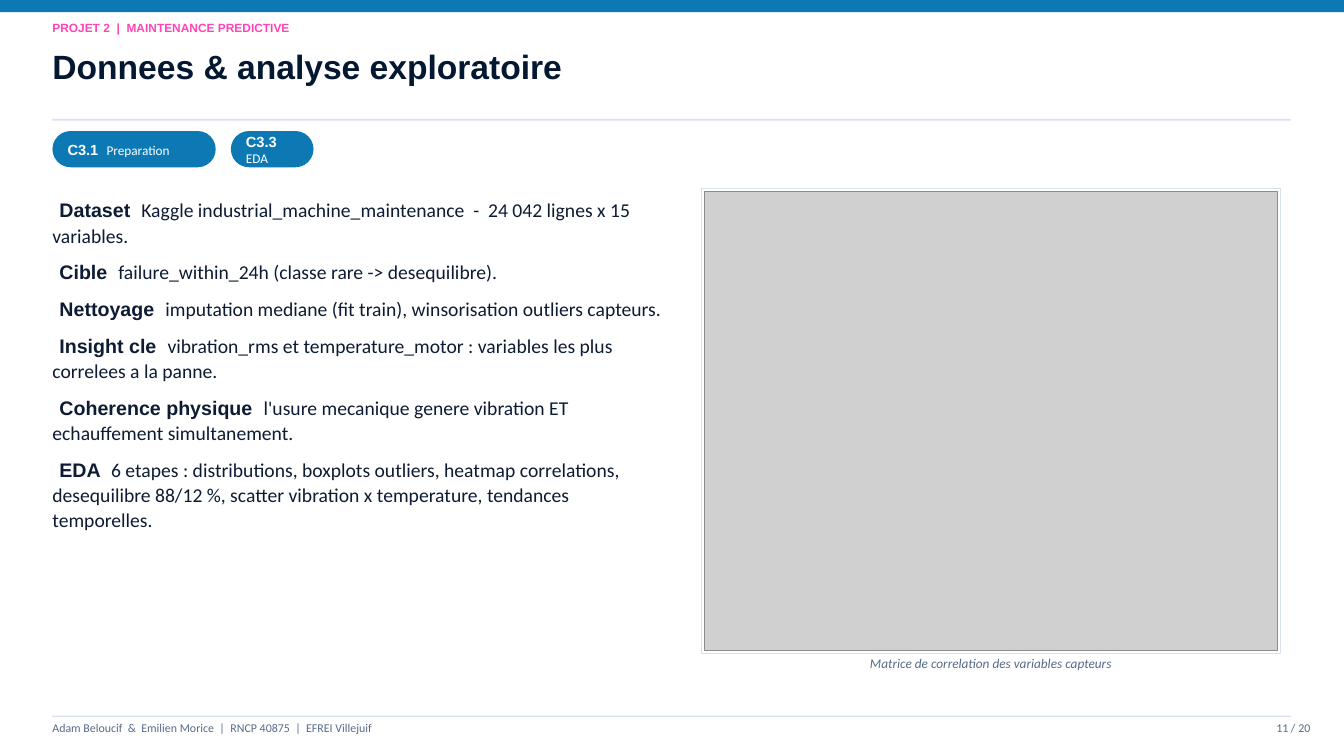
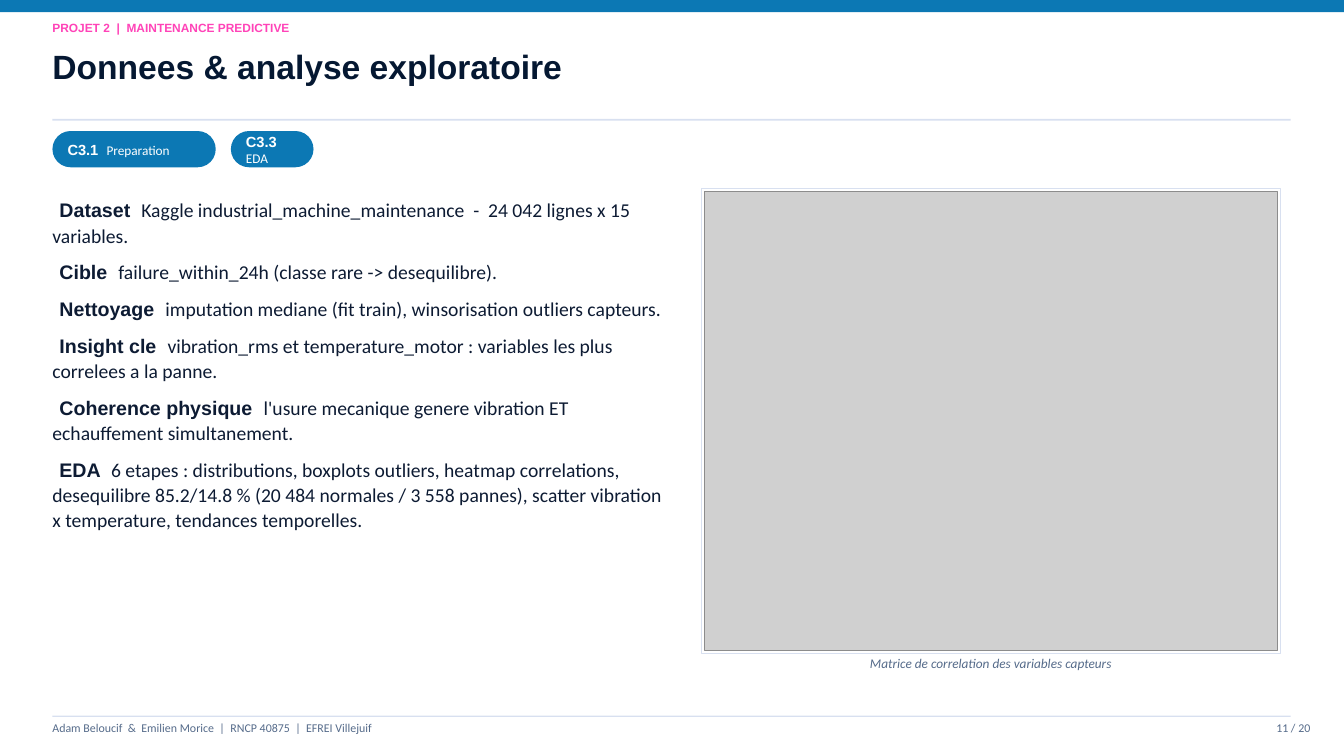
Before and after one commit to Adam-Blf/Soutenance-M1, a slide deck: slide 11 of Soutenance_Bloc1-2_Adam_Emilien.pptx. Drawn at 1344x756 pixels with LibreOffice and Linux fonts; fonts in the diff are those of the drawing; grey boxes stand for pictures. Boxes give left, top, right and bottom in pixels: in the first picture for what was removed or moved away, otherwise in the second. Text is boxed around its words. In the diff, an @@ line names an element or a change of style, - is before the commit and + after.

```diff
--- a/Soutenance_Bloc1-2_Adam_Emilien.pptx
+++ b/Soutenance_Bloc1-2_Adam_Emilien.pptx
@@ text at box(52, 463, 662, 530): text changed @@
-EDA 6 etapes : distributions, boxplots outliers, heatmap correlations, desequilibre 88/12 %, scatter vibration x temperature, tendances temporelles.
+EDA 6 etapes : distributions, boxplots outliers, heatmap correlations, desequilibre 85.2/14.8 % (20 484 normales / 3 558 pannes), scatter vibration x temperature, tendances temporelles.
```
Also in this commit, not shown: 5 other slides changed, 1 other file.
